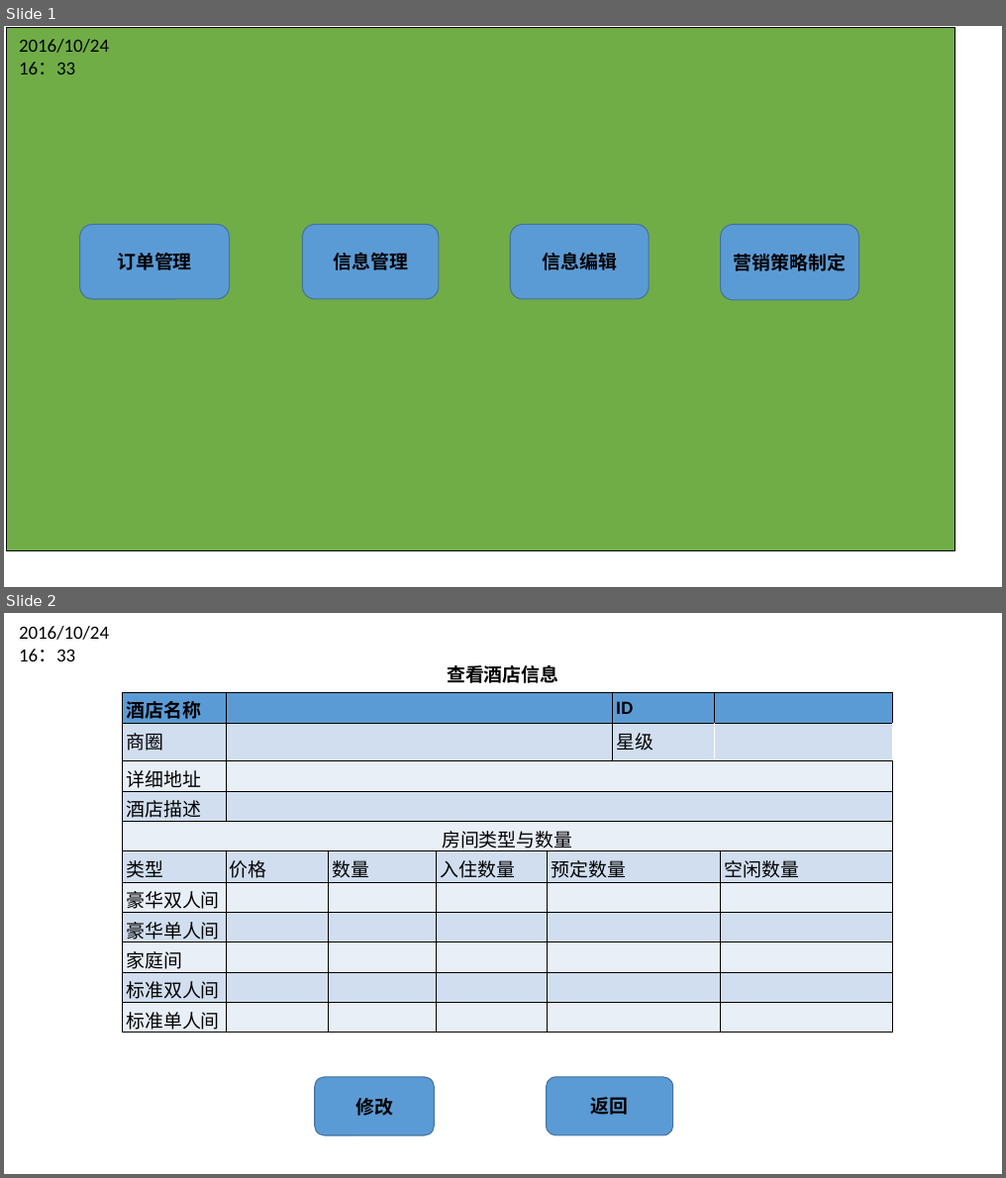
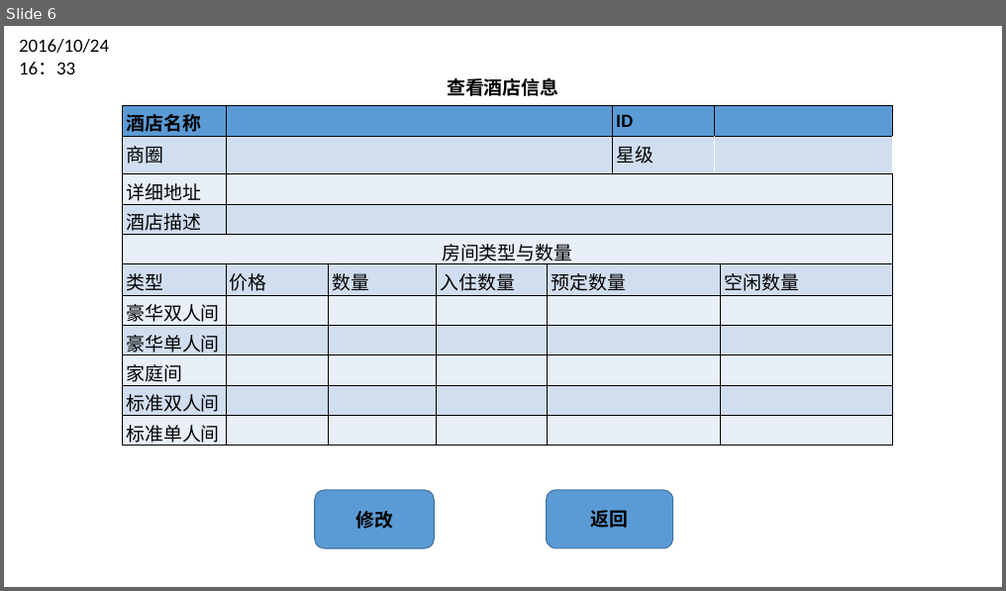
Before and after one commit to feiyunhuang/OHRS, a slide deck: 五：人机交互/酒店工作人员.pptx. Shown one above the other, each under a label of ours: slides 1 and 2 before the commit, slide 6 after it. The pictures are 1006x1178 and 1006x591 pixels, drawn with LibreOffice and Linux fonts; fonts in the diff are those of the drawing. Boxes give left, top, right and bottom in pixels: in the first picture for what was removed or moved away, otherwise in the second. Text is boxed around its words. In the diff, an @@ line names an element or a change of style, - is before the commit and + after.

Commit message:
酒店管理人员人机交互

```diff
--- a/五：人机交互/酒店工作人员.pptx
+++ b/五：人机交互/酒店工作人员.pptx
@@ slide 1 removed at (x1=4, y1=26, x2=1002, y2=587), background #FFFFFF @@
@@ rectangle removed at (x1=7, y1=27, x2=955, y2=551) @@
@@ text removed at (x1=19, y1=39, x2=109, y2=75) @@
-2016/10/24 16：33
@@ rounded rectangle removed at (x1=79, y1=224, x2=230, y2=299) @@
-订单管理
@@ rounded rectangle removed at (x1=303, y1=224, x2=439, y2=299) @@
-信息管理
@@ rounded rectangle removed at (x1=510, y1=224, x2=648, y2=299) @@
-信息编辑
@@ rounded rectangle removed at (x1=721, y1=224, x2=859, y2=300) @@
-营销策略制定
@@ what was slide 2 is now slide 6 @@
```
Also in this commit, not shown: 1 slide changed, 5 slides added.
